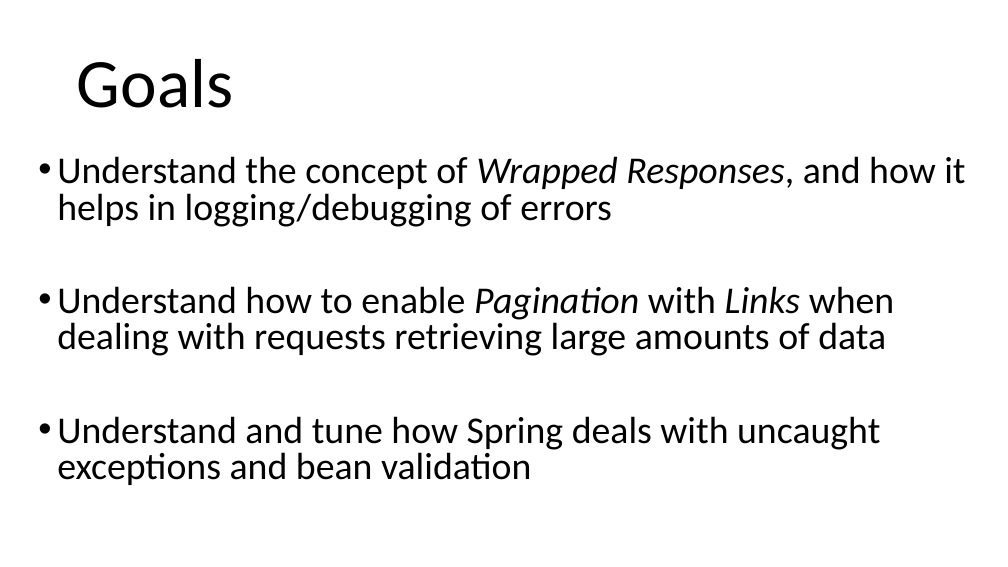
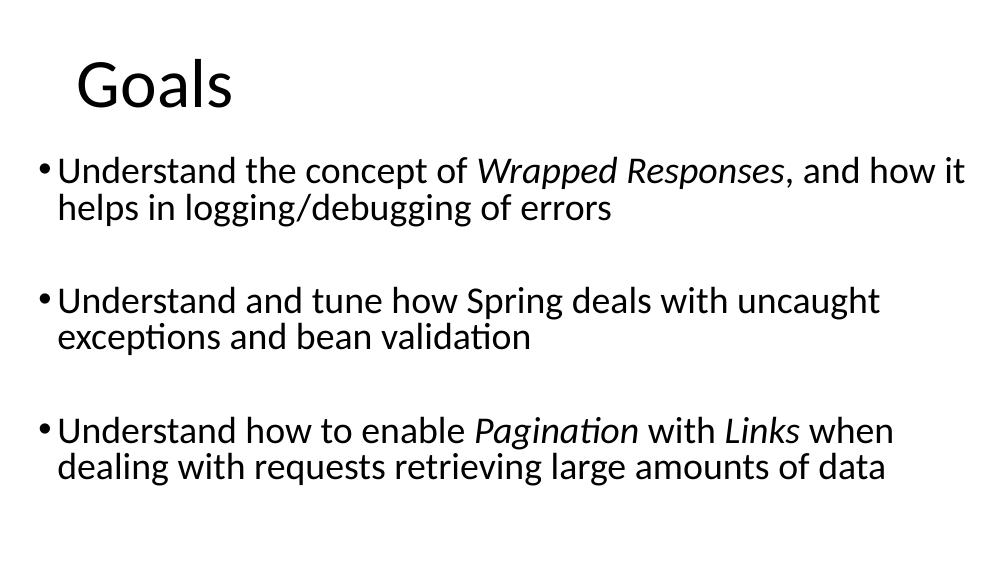
Before and after one commit to arcuri82/testing_security_development_enterprise_systems, a slide deck: slide 2 of doc/advanced/slides/lesson_04.pptx. Drawn at 1008x567 pixels with LibreOffice and Linux fonts; fonts in the diff are those of the drawing. Boxes give left, top, right and bottom in pixels: in the first picture for what was removed or moved away, otherwise in the second. Text is boxed around its words. In the diff, an @@ line names an element or a change of style, - is before the commit and + after.

```diff
--- a/doc/advanced/slides/lesson_04.pptx
+++ b/doc/advanced/slides/lesson_04.pptx
@@ text at bbox=[57, 286, 880, 355]: paragraph added @@
+• Understand and tune how Spring deals with uncaught exceptions and bean validation
@@ text at bbox=[57, 416, 880, 485]: paragraph removed @@
-• Understand and tune how Spring deals with uncaught exceptions and bean validation
```
Also in this commit, not shown: 2 other slides changed, 5 other files.
